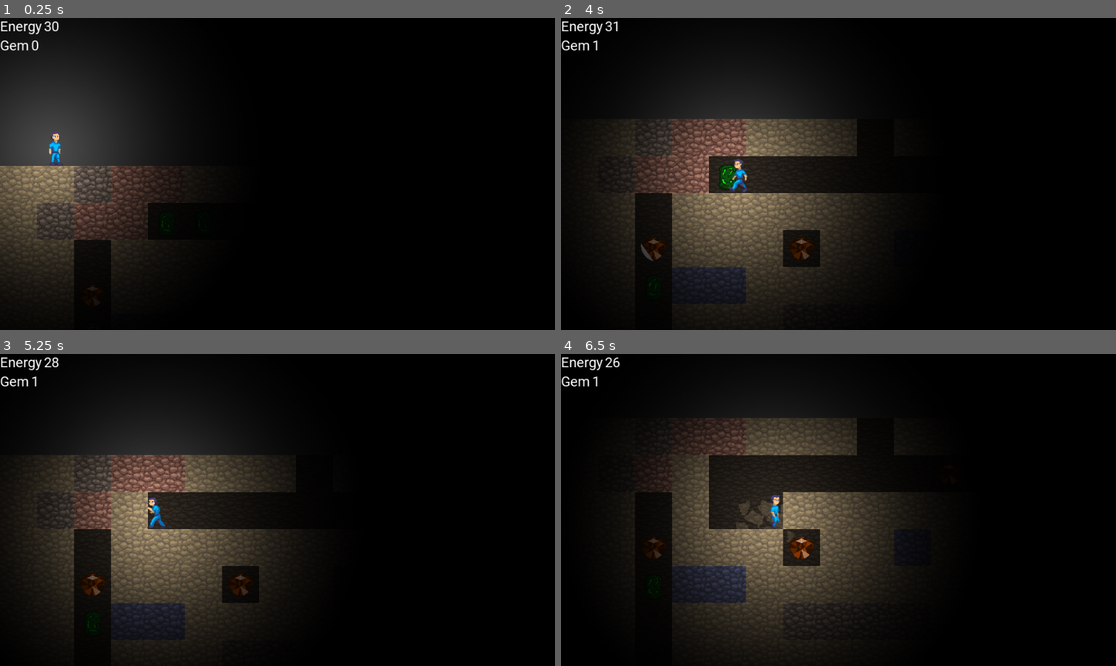
Above: before the commit, frames 1-4 (two rows, left to right).
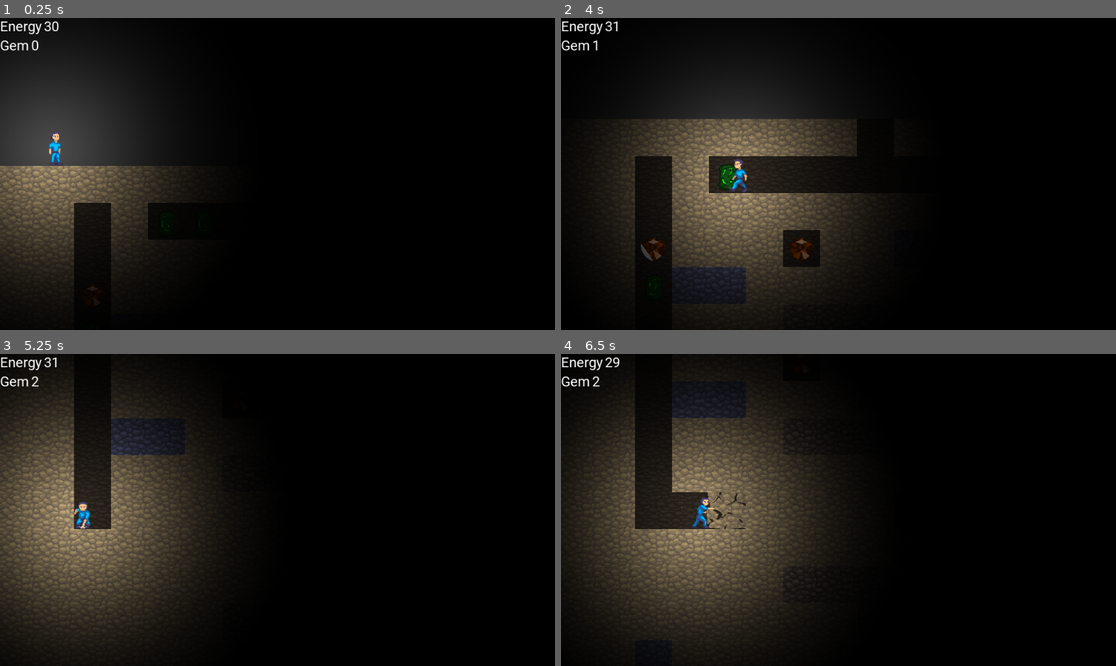
Above: after the commit, the same moments.

Repository: jusw85/ld48-godot
Game: Godot game, scene res://main.tscn
Two runs of this game, one before a commit and one after it. Both use one fixed random seed, a clock stepped at 60 frames per second and the inputs below.
Inputs:
- Up to frame 1 (0.25 s): no input
- Up to frame 2 (4 s): tap Enter at 0.5 s; hold Right (ui_right) 0.53-1.28 s; hold Down (ui_down) 1.28-2.03 s; hold Right (ui_right) 2.03-2.78 s; hold Up (ui_up) 2.78-3.53 s; tap R (restart) at 3.5 s; hold Left (ui_left) from 3.53 s (still down)
- Up to frame 3 (5.25 s): release Left (ui_left) at 5.03 s; hold Down (ui_down) from 5.03 s (still down)
- Up to frame 4 (6.5 s): release Down (ui_down) at 5.78 s; hold Right (ui_right) from 5.78 s (still down)

The runs differ from the first frame. In frame 1, 1.5% of the frame differs, in the area x 6-21%, y 47-72%; in frame 2, 1.5%; in frame 3, 24%; in frame 4, 28%, in the area x 0-65%, y 1-95%.

Commit message:
Fix falling onto fuel

Diff:
--- a/level/level.tscn
+++ b/level/level.tscn
@@ -15,7 +15,7 @@
 [node name="TileMap" type="TileMap" parent="."]
 tile_set = ExtResource( 1 )
 format = 1
-tile_data = PoolIntArray( 0, 4, 1, 1, 4, 1, 2, 4, 3, 3, 4, 5, 4, 4, 5, 5, 4, 1, 6, 4, 1, 7, 4, 1, 8, 4, 1, 9, 4, 1, 10, 4, 1, 11, 4, 1, 12, 4, 1, 13, 4, 1, 14, 4, 1, 15, 4, 1, 16, 4, 1, 17, 4, 1, 18, 4, 1, 19, 4, 1, 65536, 4, 1, 65537, 4, 3, 65538, 4, 5, 65539, 4, 5, 65540, 0, 0, 65541, 0, 0, 65542, 0, 0, …(8848 unchanged characters)…
+tile_data = PoolIntArray( 0, 4, 1, 1, 4, 1, 2, 4, 1, 3, 4, 1, 4, 4, 1, 5, 4, 1, 6, 4, 1, 7, 4, 1, 8, 4, 1, 9, 4, 1, 10, 4, 1, 11, 4, 1, 12, 4, 1, 13, 4, 1, 14, 4, 1, 15, 4, 1, 16, 4, 1, 17, 4, 1, 18, 4, 1, 19, 4, 1, 65536, 4, 1, 65537, 4, 1, 65539, 4, 1, 65540, 0, 0, 65541, 0, 0, 65542, 0, 0, …(8848 unchanged characters)…
 
 [node name="LeftBounds" type="StaticBody2D" parent="."]
 
--- a/player/player.gd
+++ b/player/player.gd
@@ -46,7 +46,6 @@
 	camera.limit_left = cam_left_x
 	camera.limit_right = cam_right_x
 
-
 func _unhandled_input(event: InputEvent) -> void:
 	if state == STATES.DEAD:
 		if event.is_action_pressed("restart"):
@@ -54,20 +53,17 @@
 		else:
 			return
 
-
 func change_gem(val: int):
 	gem += val
 	emit_signal("gem_changed", gem)
-
 
 func change_fuel(val: int):
 	fuel += val
 	fuel = clamp(fuel, 0, INF)
 	emit_signal("fuel_changed", fuel)
-	if fuel <= 0:
-		state = STATES.DEAD
-		$"../GUI".add_child(End.instance())
-
+#	if fuel <= 0:
+#		state = STATES.DEAD
+#		$"../GUI".add_child(End.instance())
 
 func _process(_delta) -> void:
 	if position.x < cam_left_x + 64:
@@ -89,6 +85,12 @@
 		return
 
 	var is_grounded = ground_cast.is_colliding()
+	if fuel <= 0 and is_grounded:
+		sprite.animation = "idle"
+		state = STATES.DEAD
+		$"../GUI".add_child(End.instance())
+		return
+
 	var dir = dir_input.get_input()
 	if state == STATES.DEAD:
 		dir = Vector2.ZERO
@@ -205,8 +207,3 @@
 				tileinfo.tile_id, false, false, false, new_autotile)
 		sprite.animation = "idle"
 		state = STATES.IDLE
-
-	if fuel <= 0:
-		sprite.animation = "idle"
-		state = STATES.DEAD
-		return
